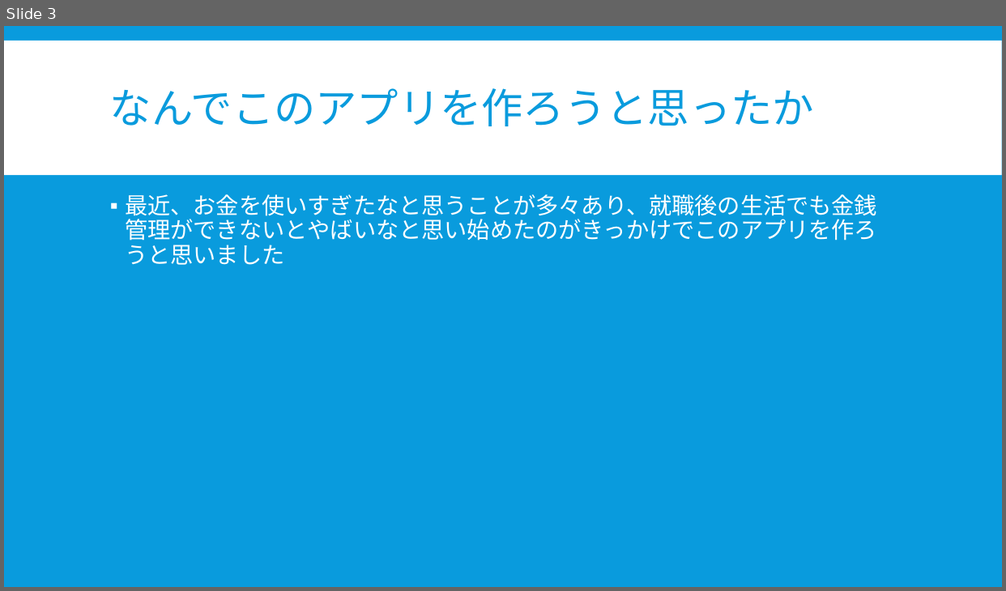
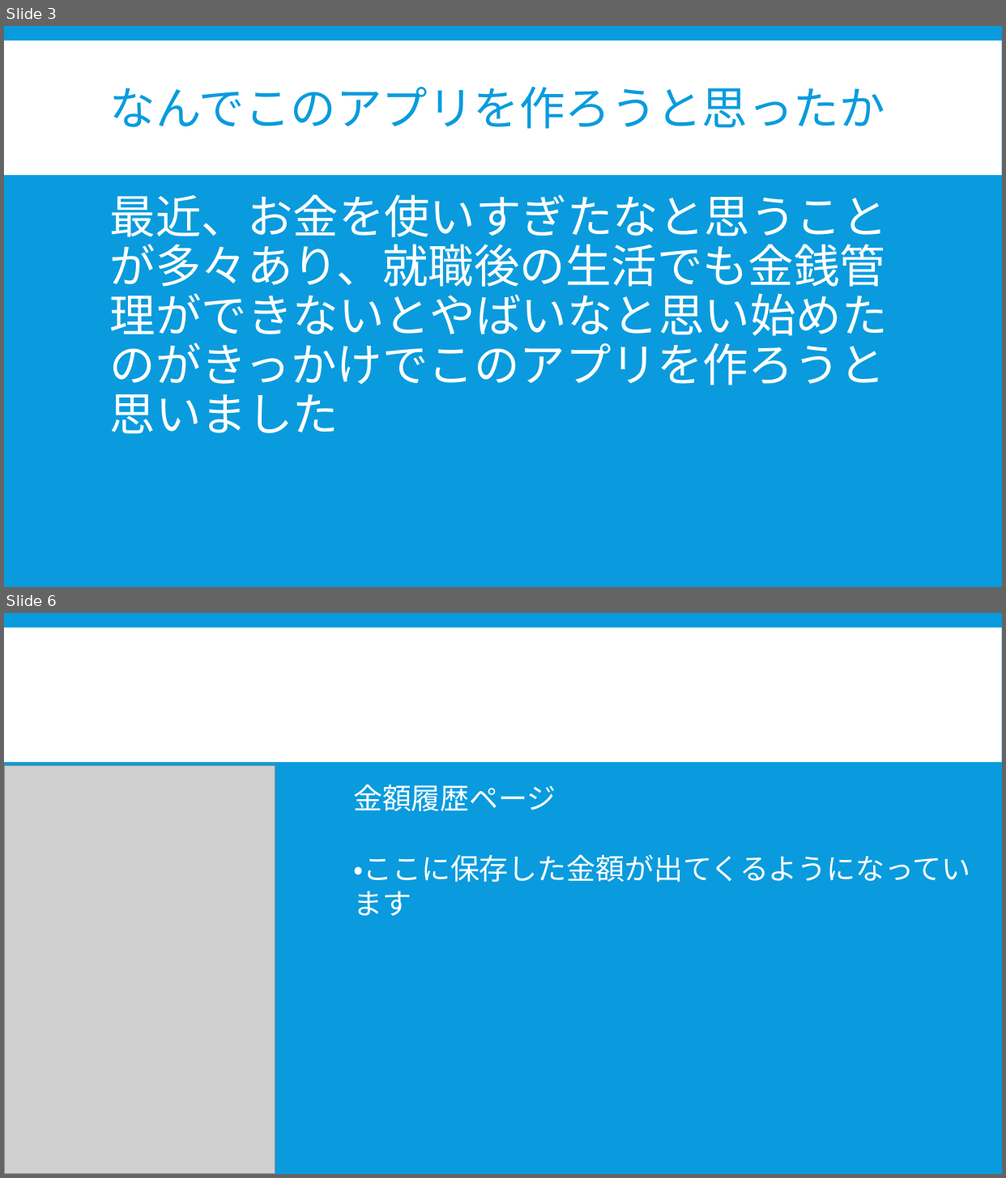
Before and after one commit to hanzawayuki/mobile, a slide deck: 金銭管理アプリ.pptx. Shown one above the other, each under a label of ours: slide 3 before the commit, slides 3 and 6 after it; the slides between them are not shown. The pictures are 1006x591 and 1006x1178 pixels, drawn with LibreOffice and Linux fonts; fonts in the diff are those of the drawing; grey boxes stand for pictures. Boxes give left, top, right and bottom in pixels: in the first picture for what was removed or moved away, otherwise in the second. Text is boxed around its words. In the diff, an @@ line names an element or a change of style, - is before the commit and + after.

```diff
--- a/金銭管理アプリ.pptx
+++ b/金銭管理アプリ.pptx
@@ slide 6 added at (x1=4, y1=613, x2=1002, y2=1174), background #099BDD; not listed: 1 template element that a slide beside it also shows @@
@@ picture added at (x1=4, y1=766, x2=275, y2=1174) @@
@@ text added at (x1=353, y1=784, x2=970, y2=916), 28 pt, text #FFFFFF @@
+金額履歴ページ
+・ここに保存した金額が出てくるようになっています
@@ slide 3 changed as well @@
@@ title "なんでこのアプリを作ろうと思ったか" at (x1=110, y1=87, x2=885, y2=129): size 40 to 44 pt @@
@@ text "最近、お金を使いすぎたなと思うことが多々あり、就職後の生活でも金銭管理ができないとやばいなと思い始めたのがきっかけでこの ..." at (x1=110, y1=194, x2=888, y2=434): size 22 to 44 pt; bullet ▪ to none @@
```
Also in this commit, not shown: 3 other slides changed, 2 other slides added, 1 slide removed.
